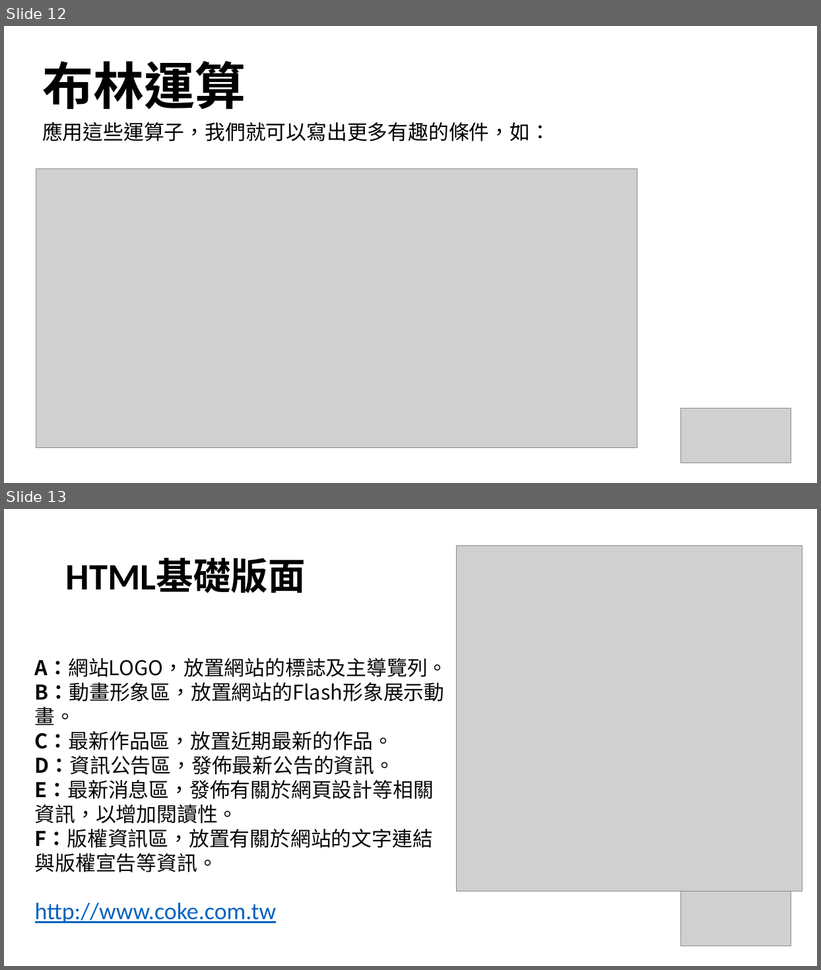
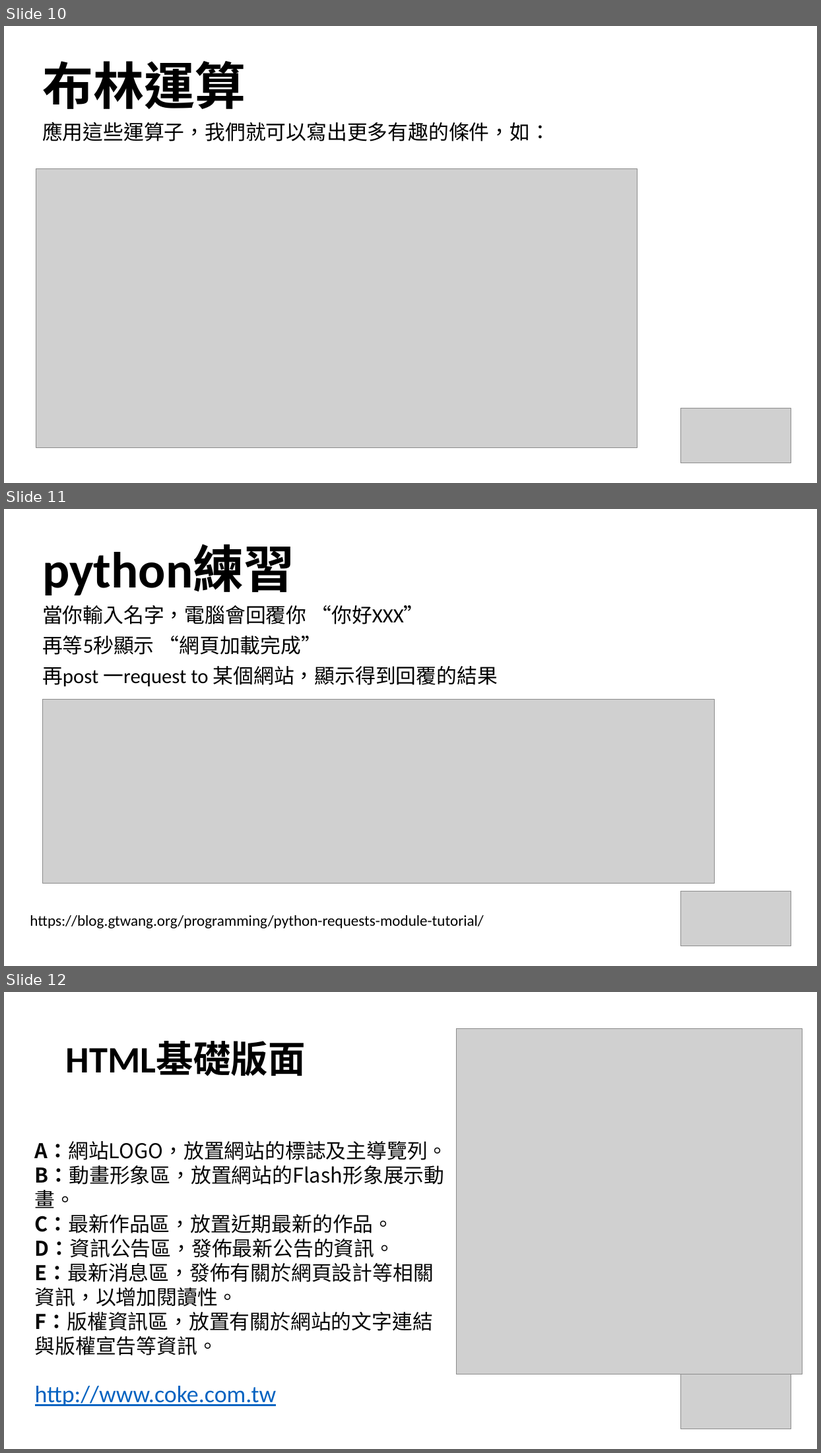
Before and after one commit to raywongstudy/python_workshop, a slide deck: python workshop.pptx. Shown one above the other, each under a label of ours: slides 12 and 13 before the commit, slides 10, 11 and 12 after it. The pictures are 821x970 and 821x1453 pixels, drawn with LibreOffice and Linux fonts; fonts in the diff are those of the drawing; grey boxes stand for pictures. Boxes give left, top, right and bottom in pixels: in the first picture for what was removed or moved away, otherwise in the second. Text is boxed around its words. In the diff, an @@ line names an element or a change of style, - is before the commit and + after.

```diff
--- a/python workshop.pptx
+++ b/python workshop.pptx
@@ slide 11 added at bbox=[4, 509, 817, 966], background #FFFFFF @@
@@ title added at bbox=[42, 546, 295, 595], 60 pt, text #000000, bold @@
+python練習
@@ subtitle added at bbox=[42, 605, 498, 687], 24 pt, text #000000 @@
+當你輸入名字，電腦會回覆你 “你好XXX”
+再等5秒顯示 “網頁加載完成”
+再post 一request to 某個網站，顯示得到回覆的結果
@@ picture added at bbox=[43, 699, 715, 883] @@
@@ picture added at bbox=[681, 891, 791, 947] @@
@@ text added at bbox=[30, 916, 483, 929], 18 pt, text #000000 @@
+https://blog.gtwang.org/programming/python-requests-module-tutorial/
@@ what was slide 12 is now slide 10 @@
@@ what was slide 13 is now slide 12 @@
```
Also in this commit, not shown: 2 slides removed, 1 other file.
